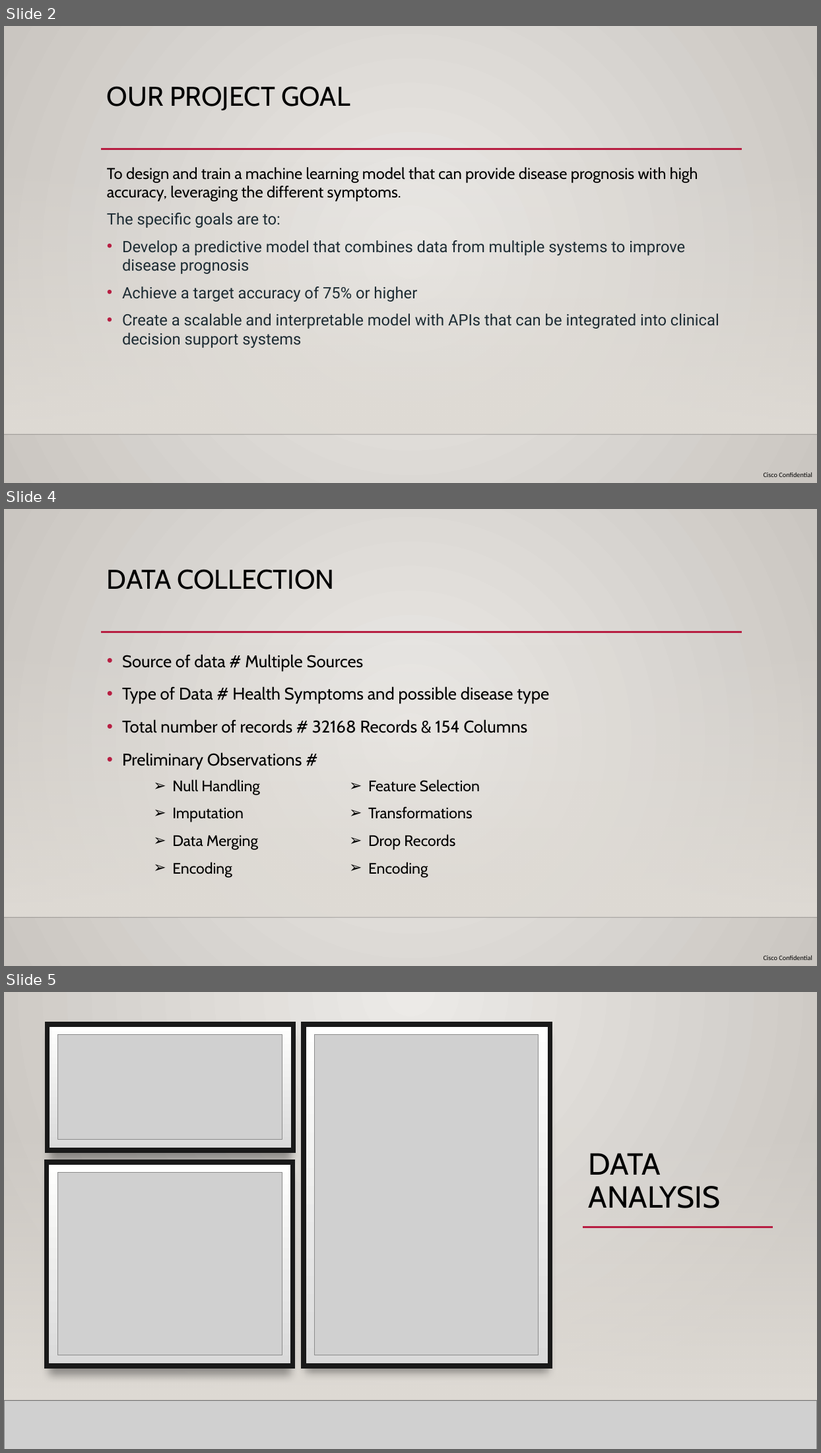
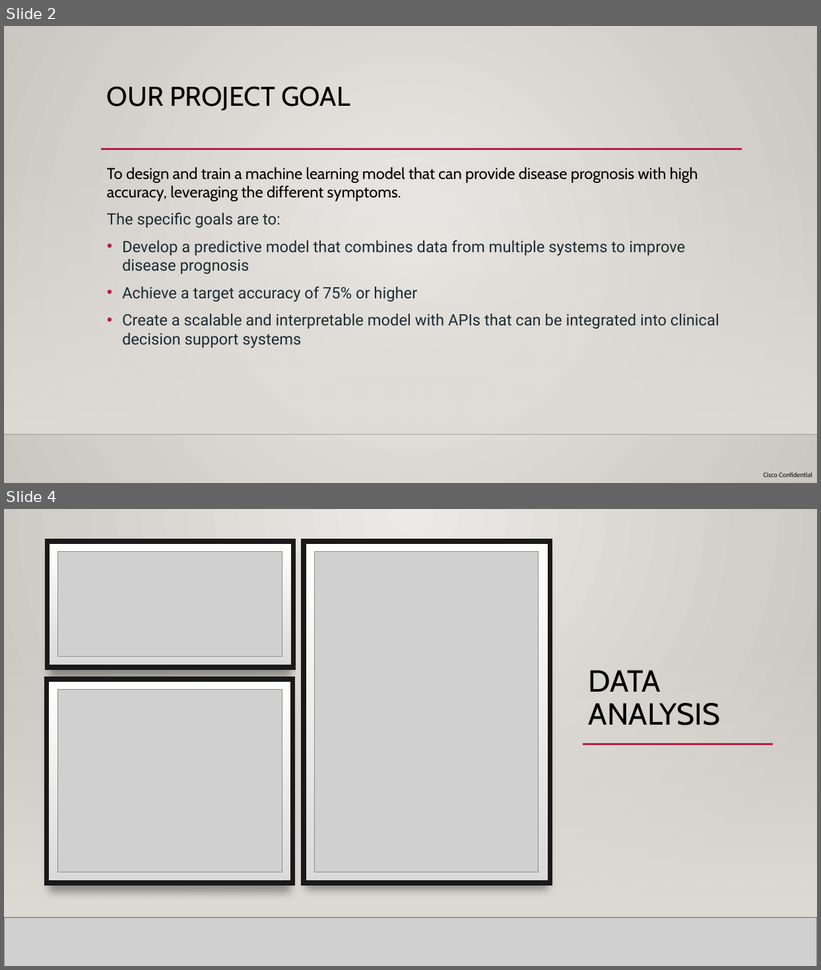
Before and after one commit to RAJESHVELAMALA/project2, a slide deck: Team 5 - Project 2 - Presentation.pptx. Shown one above the other, each under a label of ours: slides 2, 4 and 5 before the commit, slides 2 and 4 after it; the slides between them are not shown. The pictures are 821x1453 and 821x970 pixels, drawn with LibreOffice and Linux fonts; fonts in the diff are those of the drawing; grey boxes stand for pictures; background and template pictures are left out. Boxes give left, top, right and bottom in pixels: in the first picture for what was removed or moved away, otherwise in the second. Text is boxed around its words. In the diff, an @@ line names an element or a change of style, - is before the commit and + after.

```diff
--- a/Team 5 - Project 2 - Presentation.pptx
+++ b/Team 5 - Project 2 - Presentation.pptx
@@ slide 4 removed at box(4, 509, 817, 966), background gradient #ECEAE7 to #CAC7C1; not listed: 4 template elements that a slide beside it also shows @@
@@ title removed at box(107, 569, 335, 590) @@
-DATA COLLECTION
@@ text removed at box(122, 654, 549, 770) @@
-• Source of data # Multiple Sources
-• Type of Data # Health Symptoms and possible disease type
-• Total number of records # 32168 Records & 154 Columns
-• Preliminary Observations #
@@ text removed at box(172, 780, 455, 878) @@
-  ➢ Null Handling
-  ➢ Imputation
-  ➢ Data Merging
-  ➢ Encoding
-  ➢ Feature Selection
-  ➢ Transformations
-  ➢ Drop Records
-  ➢ Encoding
@@ what was slide 5 is now slide 4 @@
```
Also in this commit, not shown: 1 slide changed.
